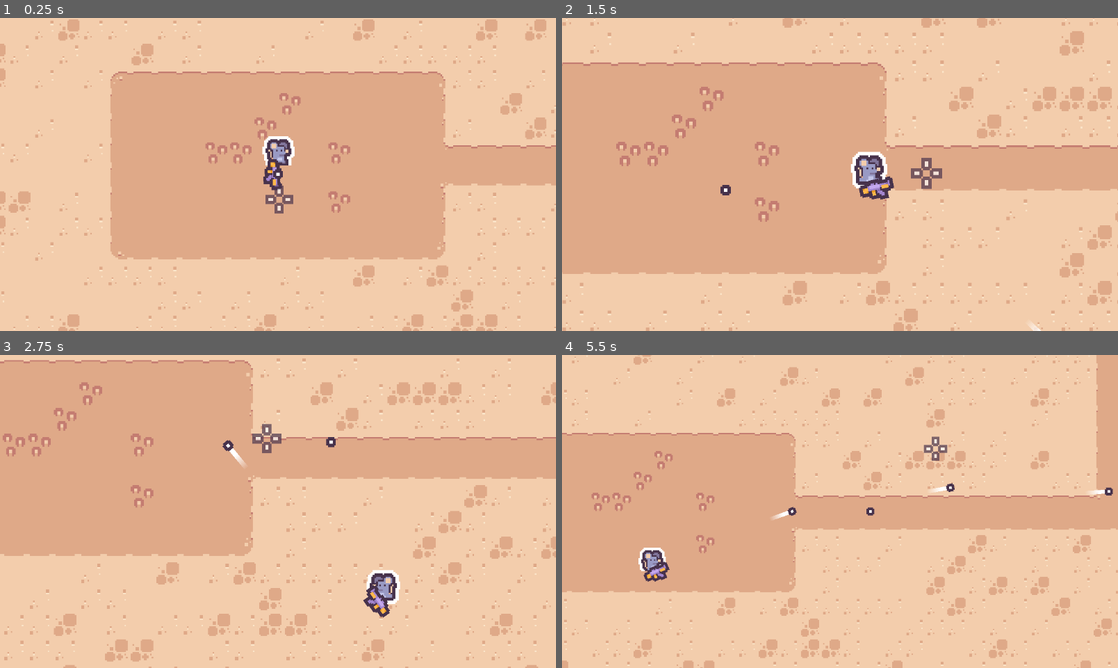
Above: before the commit, frames 1-4 (two rows, left to right).
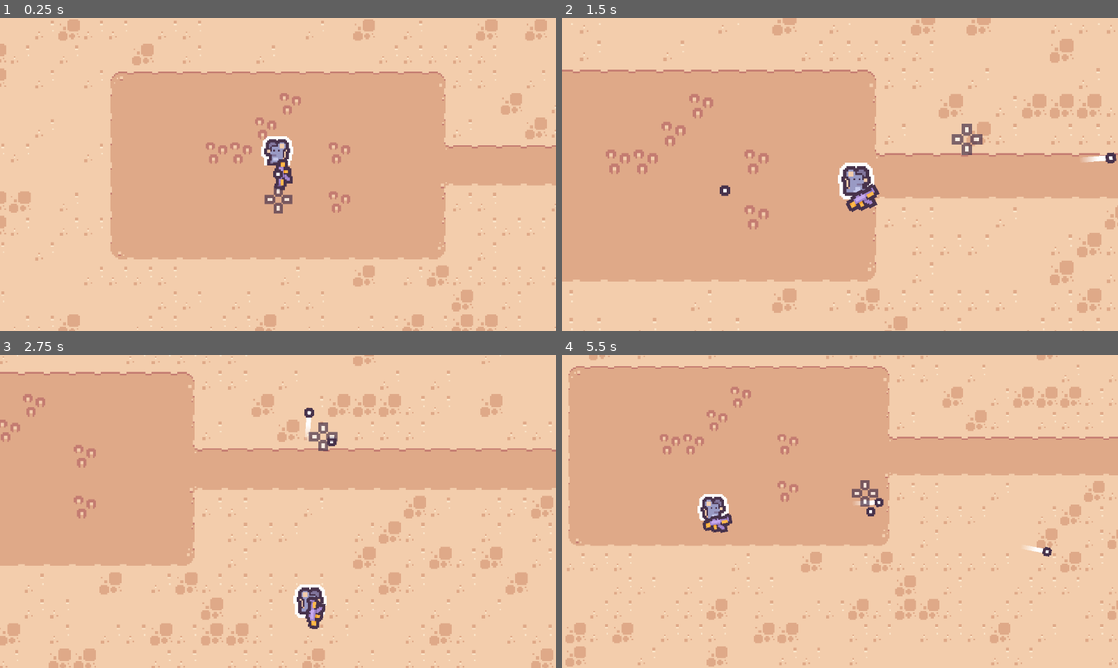
Above: after the commit, the same moments.

Repository: johnreybacal/desert-impasse
Game: Godot game, scene res://scenes/game.tscn
Same seed, same stepped clock (60 frames per second), same inputs: the game is played once before the commit and once after it.
Inputs (mouse positions are in pixels of both pictures, inside the frame that each line leads up to):
- Up to frame 1 (0.25 s): no input
- Up to frame 2 (1.5 s): move the mouse to (962, 158) at 0.52 s; press the mouse at (962, 158) at 0.53 s; hold D (move_right) 0.53-1.28 s; move the mouse to (728, 190) at 1.27 s; release the mouse at (728, 190) at 1.28 s; hold S (move_down) from 1.28 s (still down); click (728, 190) at 1.35 s
- Up to frame 3 (2.75 s): move the mouse to (333, 442) at 2.02 s; release S (move_down) at 2.03 s; press the mouse at (333, 442) at 2.03 s; hold D (move_right) from 2.03 s (still down)
- Up to frame 4 (5.5 s): move the mouse to (812, 574) at 2.77 s; release D (move_right) at 2.78 s; release the mouse at (812, 574) at 2.78 s; hold W (move_up) 2.78-3.53 s; click (812, 574) at 2.85 s; move the mouse to (1006, 558) at 3.52 s; press the mouse at (1006, 558) at 3.53 s; hold A (move_left) 3.53-5.03 s; move the mouse to (673, 464) at 4.27 s; release the mouse at (673, 464) at 4.28 s; click (673, 464) at 4.35 s; move the mouse to (867, 511) at 5.02 s; press the mouse at (867, 511) at 5.03 s; hold S (move_down) from 5.03 s (still down)

The runs differ from the first frame. In frame 1, 1.0% of the frame differs, in the area x 1-100%, y 0-100%; in frame 2, 14%; in frame 3, 23%; in frame 4, 40%, in the area x 0-100%, y 0-100%.

Commit message:
bound camera to screen

Diff:
--- a/scripts/cursor.gd
+++ b/scripts/cursor.gd
@@ -1,26 +1,44 @@
 extends CharacterBody2D
+class_name Cursor
 
 var player: Player
+var camera: Camera2D
 
 func _ready() -> void:
     player = get_tree().get_first_node_in_group("player")
 
 func _physics_process(delta: float) -> void:
-    var target = get_global_mouse_position()
+    var target := get_global_mouse_position()
 
-    var direction = position.direction_to(target)
-    var diff = position.distance_to(target)
+    var direction := position.direction_to(target)
+    var diff := position.distance_to(target)
 
-    var diff_to_player = position.distance_to(player.position)
-    var speed = (diff * 10) + diff_to_player - 50
+    var diff_to_player := position.distance_to(player.position)
+    var speed := clampf((diff * 10) + diff_to_player - 50, 0, 1000)
 
-    var slow_diff = 50
+    var slow_diff := 50
 
     if diff_to_player < 75 and diff < 25:
         speed /= 2
     elif diff < slow_diff:
-        speed /= 1.5
+        speed = (diff * 10) + (diff / slow_diff)
+
     velocity = velocity.move_toward(direction * speed, delta * 500)
-    # velocity = direction * 1000
 
     move_and_slide()
+    limit_movement()
+
+func limit_movement():
+    # https://forum.godotengine.org/t/how-to-prevent-player-from-going-out-of-camera/11279/2?u=johnreybacal
+    var view = get_viewport_rect().size / 2
+    view /= camera.zoom
+
+    var cam_pos := camera.global_position
+
+    var min_x = cam_pos.x - view.x + 8
+    var max_x = cam_pos.x + view.x - 8
+    var min_y = cam_pos.y - view.y + 8
+    var max_y = cam_pos.y + view.y - 8
+
+    global_position.x = clampf(global_position.x, min_x, max_x)
+    global_position.y = clampf(global_position.y, min_y, max_y)
--- a/scripts/game_manager.gd
+++ b/scripts/game_manager.gd
@@ -1,7 +1,7 @@
 extends Node2D
 
 var cursor_scene = preload("res://scenes/cursor.tscn")
-var cursor: Node2D
+var cursor: Cursor
 @export var camera: Camera2D
 @export var player: Player
 
@@ -12,6 +12,7 @@
 
 func _ready() -> void:
     cursor = cursor_scene.instantiate()
+    cursor.camera = camera
     add_child(cursor)
     Input.mouse_mode = Input.MOUSE_MODE_CONFINED_HIDDEN
 
